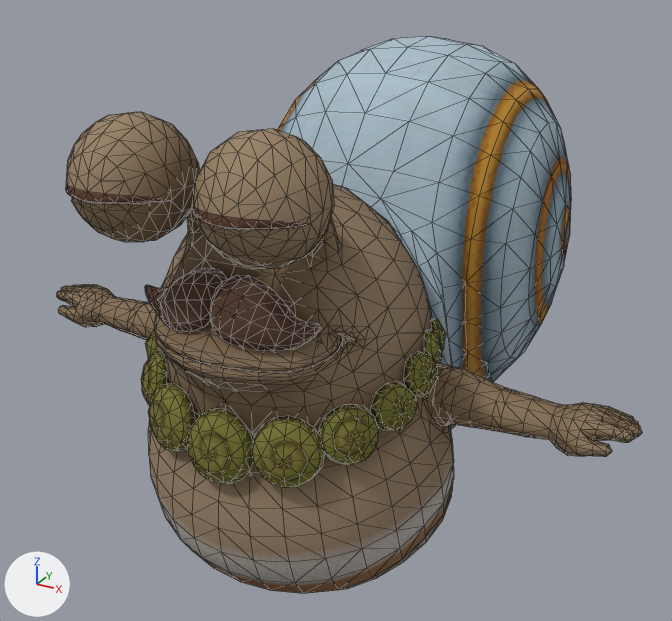
Before and after pictures for a commit that changed the glTF model public/models/Sea Man/Sea Man.glb.
Both versions are drawn from a 50 mm lens placed at (2.93, -5.04, 4.3), pointed at (-0.15, 0.56, 1.5). Lighting does not change. The marker at lower left points along +X, +Y and +Z. The older version comes first. Mesh edges are drawn as thin lines. Where no turn or scale is listed for an object, it has been applied to the vertices. Vertices at exactly the same position are counted once.

The first picture shows 'Eye3__Eye', 'EyeBall__EyeballMT', 'SeaMan__BodyMT', 'SeaMan__Eye', 'ShellModel__ShellMT'.
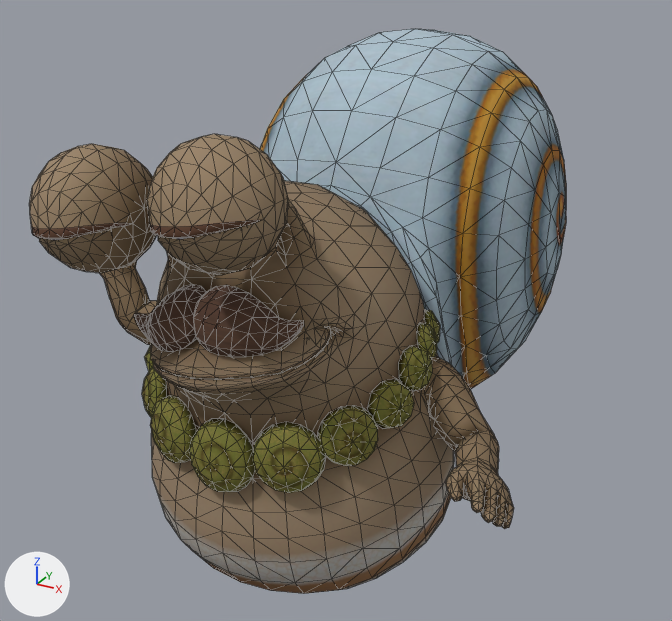
Changed parts and their boxes [x1, y1, x2, y2] in the pictures (672 x 621 px; the box of a moved part takes in the faces that stretch with it):
'SeaMan__BodyMT', reshaped (29% narrower): before [56, 184, 642, 594]; after [99, 181, 514, 594]
'ShellModel__ShellMT', reshaped: before [278, 36, 571, 429]; after [260, 29, 566, 390]
'Eye3__Eye', reshaped (10% shorter): before [66, 112, 332, 269]; after [29, 134, 285, 275]
'SeaMan__Eye', reshaped (mostly hidden): before [161, 119, 342, 272]; after [112, 137, 317, 268]
'EyeBall__EyeballMT', reshaped (mostly hidden): before [85, 201, 239, 230]; after [51, 237, 193, 240]
part 3 of me_mesh, moved or reshaped: before [145, 268, 322, 351]; after [134, 284, 304, 357]
part 4 of me_mesh, moved or reshaped: before [404, 351, 437, 396]; after [398, 346, 432, 391]
part 5 of me_mesh, moved or reshaped: before [370, 382, 417, 430]; after [367, 379, 414, 429]
part 6 of me_mesh, moved or reshaped: before [145, 328, 163, 359]; after [145, 345, 153, 371]
part 7 of me_mesh, moved or reshaped: before [431, 318, 445, 351]; after [424, 310, 440, 343]
part 8 of me_mesh, moved or reshaped: before [424, 330, 442, 366]; after [417, 323, 437, 359]
part 9 of me_mesh, moved or reshaped: before [187, 409, 253, 484]; after [189, 419, 255, 492]
part 10 of me_mesh, moved or reshaped: before [148, 383, 195, 451]; after [150, 395, 196, 463]
part 11 of me_mesh, moved or reshaped: before [319, 404, 379, 464]; after [318, 405, 378, 466]
part 12 of me_mesh, moved or reshaped: before [252, 416, 325, 488]; after [253, 422, 325, 493]
part 13 of me_mesh, moved or reshaped: before [141, 353, 167, 405]; after [142, 368, 167, 417]
part 14 of me_mesh, moved or reshaped: before [56, 184, 642, 572]; after [99, 181, 514, 572]

The change, as a diff of the scene's bpy script:
```diff
--- a/public/models/Sea Man/Sea Man.glb.py
+++ b/public/models/Sea Man/Sea Man.glb.py
@@ me_mesh_007 @@
-me_mesh_007.from_pydata(...)  # 241 vertices, 440 faces; spans x -0.78..0.78, y -1.62..-1.12, z 2.57..3.28
+me_mesh_007.from_pydata(...)  # 241 vertices, 440 faces; spans x -0.97..0.57, y -1.72..-1.25, z 2.39..3.24
+# me_mesh_007 part 1: the whole mesh is multiplied about its middle by the matrix ((0.985, -0.011, -0.173), (-0.001, 0.998, -0.07), (0.174, 0.069, 0.982)), then moved by (-0.2, -0.11, -0.11)
 me_mesh_007.materials.append(mat_eye_005)
@@ me_mesh_003 @@
-me_mesh_003.from_pydata(...)  # 101 vertices, 159 faces; spans x -0.738..0.738, y -1.563..-1.284, z 2.654..3.217
+me_mesh_003.from_pydata(...)  # 101 vertices, 159 faces; spans x -0.93..0.528, y -1.67..-1.406, z 2.468..3.194
+# me_mesh_003 part 2: the whole mesh is multiplied about its middle by the matrix ((0.985, -0.011, -0.173), (-0.001, 0.998, -0.07), (0.174, 0.069, 0.982)), then moved by (-0.2, -0.107, -0.118)
 me_mesh_003.materials.append(mat_eyeballmt)
@@ me_mesh @@
-me_mesh.from_pydata(...)  # 1738 vertices, 3404 faces; spans x -2.24..2.24, y -1.3..1.44, z -0.01..2.71
+me_mesh.from_pydata(...)  # 1738 vertices, 3404 faces; spans x -1.81..1.74, y -1.33..1.44, z -0.01..2.7
+# me_mesh part 3: the loose piece of 136 vertices spanning x -0.62..0.62, y -1.24..-0.93, z 2.02..2.36 is multiplied about its middle by the matrix ((0.985, -0.011, -0.173), (-0.001, 0.998, -0.07), (0.174, 0.069, 0.982)), then moved by (-0.07, -0.06, -0.08)
+# me_mesh part 4: the loose piece of 22 vertices spanning x 0.88..1.03, y -0.5..-0.22, z 1.53..1.79 is multiplied about its middle by the matrix ((0.998, -0.004, -0.07), (-0.001, 0.998, -0.07), (0.07, 0.07, 0.995)), then moved by (-0.02, -0.02, 0.04)
+# me_mesh part 5: the loose piece of 22 vertices spanning x 0.78..0.99, y -0.73..-0.46, z 1.38..1.68 is multiplied about its middle by the matrix ((0.998, -0.003, -0.066), (-0.001, 0.998, -0.066), (0.066, 0.066, 0.996)), then moved by (-0.01, -0.01, 0.02)
+# me_mesh part 6: the loose piece of 22 vertices spanning x -0.99..-0.78, y -0.73..-0.46, z 1.38..1.68 is moved by (-0.01, -0.01, -0.1)
+# me_mesh part 7: the loose piece of 22 vertices spanning x 0.78..0.92, y -0.01..0.21, z 1.59..1.83 is moved by (-0.03, -0.03, 0.07)
+# me_mesh part 8: the loose piece of 22 vertices spanning x 0.86..0.98, y -0.24..-0.01, z 1.61..1.85 is multiplied about its middle by the matrix ((0.998, -0.004, -0.07), (-0.001, 0.998, -0.07), (0.07, 0.07, 0.995)), then moved by (-0.03, -0.03, 0.05)
+# me_mesh part 9: the loose piece of 42 vertices spanning x -0.24..0.24, y -1.28..-1.07, z 1.06..1.52 is multiplied about its middle by the matrix ((0.998, -0.003, -0.059), (-0.001, 0.998, -0.059), (0.059, 0.059, 0.996)), then moved by (0.01, 0.01, -0.07)
+# me_mesh part 10: the loose piece of 42 vertices spanning x -0.63..-0.21, y -1.2..-0.96, z 1.12..1.55 is multiplied about its middle by the matrix ((0.998, -0.003, -0.059), (-0.001, 0.998, -0.059), (0.059, 0.059, 0.996)), then moved by (0.0, 0.0, -0.09)
+# me_mesh part 11: the loose piece of 42 vertices spanning x 0.56..0.87, y -0.99..-0.7, z 1.24..1.6 is multiplied about its middle by the matrix ((0.998, -0.003, -0.063), (-0.001, 0.998, -0.063), (0.063, 0.063, 0.996)), then moved by (0.0, 0.0, -0.01)
+# me_mesh part 12: the loose piece of 42 vertices spanning x 0.21..0.63, y -1.2..-0.96, z 1.12..1.55 is multiplied about its middle by the matrix ((0.997, -0.003, -0.059), (-0.001, 0.997, -0.059), (0.059, 0.059, 0.995)), then moved by (0.0, 0.0, -0.04)
+# me_mesh part 13: the loose piece of 42 vertices spanning x -0.87..-0.56, y -0.99..-0.7, z 1.24..1.6 is multiplied about its middle by the matrix ((0.998, -0.003, -0.063), (-0.001, 0.998, -0.063), (0.063, 0.063, 0.996)), then moved by (0.0, 0.0, -0.1)
+# me_mesh part 14: 1016 of 1738 vertices moved; they spanned x -2.24..2.24, y -1.3..0.57, z 0.55..2.71 and now span x -1.81..1.74, y -1.33..0.57, z 0.54..2.7; mean shift (-0.03, -0.17, 0.04); largest move (2.24, -0.12, 1.5) -> (1.66, -1.03, 1.27)
+# other edits to the shape of me_mesh do not show in these pictures
 me_mesh.materials.append(mat_bodymt)
@@ me_mesh_001 @@
-me_mesh_001.from_pydata(...)  # 236 vertices, 424 faces; spans x -0.77..0.77, y -1.16..-0.53, z 2.37..3.26
+me_mesh_001.from_pydata(...)  # 236 vertices, 424 faces; spans x -0.96..0.56, y -1.26..-0.62, z 2.22..3.23
+# me_mesh_001 part 15: the whole mesh is multiplied about its middle by the matrix ((0.985, -0.011, -0.173), (-0.001, 0.998, -0.07), (0.174, 0.069, 0.982)), then moved by (-0.19, -0.1, -0.08)
 me_mesh_001.materials.append(mat_eye)
@@ me_mesh_011 @@
-me_mesh_011.from_pydata(...)  # 345 vertices, 686 faces; spans x -1.21..1.21, y 0.19..3.2, z 0.2..3.36
+me_mesh_011.from_pydata(...)  # 345 vertices, 686 faces; spans x -1.24..1.17, y 0.16..3.17, z 0.25..3.42
+# me_mesh_011 part 16: the whole mesh is multiplied about its middle by the matrix ((0.999, -0.001, -0.035), (0.0, 0.999, -0.035), (0.035, 0.035, 0.999)), then moved by (-0.03, -0.03, 0.06)
 me_mesh_011.materials.append(mat_shellmt)
```
